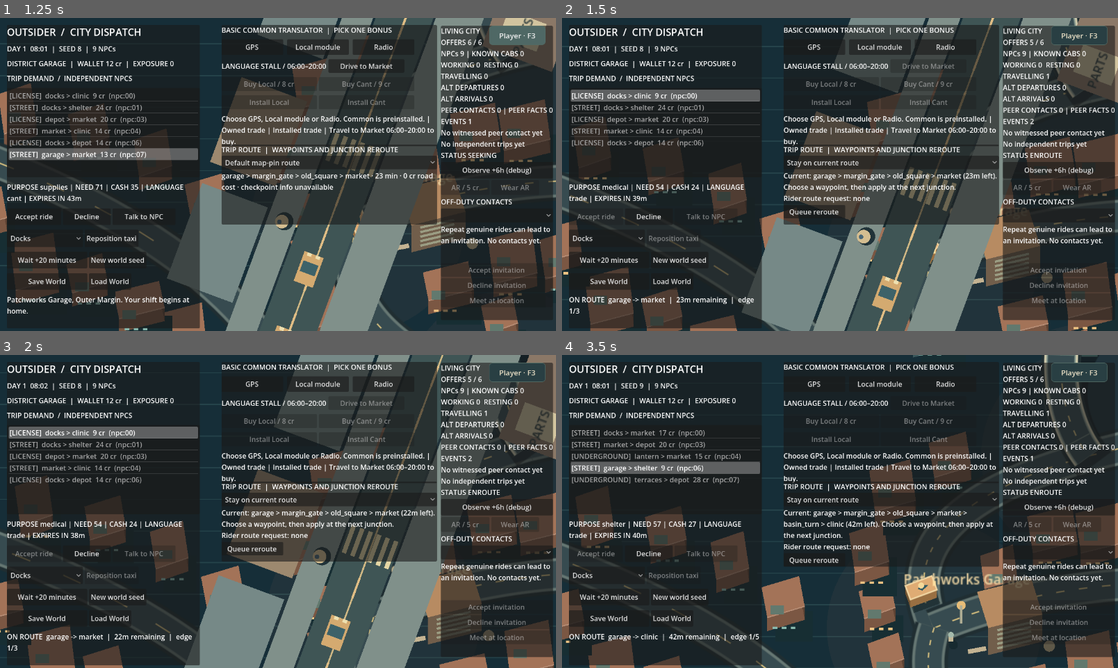
Above: before the commit, frames 1-4 (two rows, left to right).
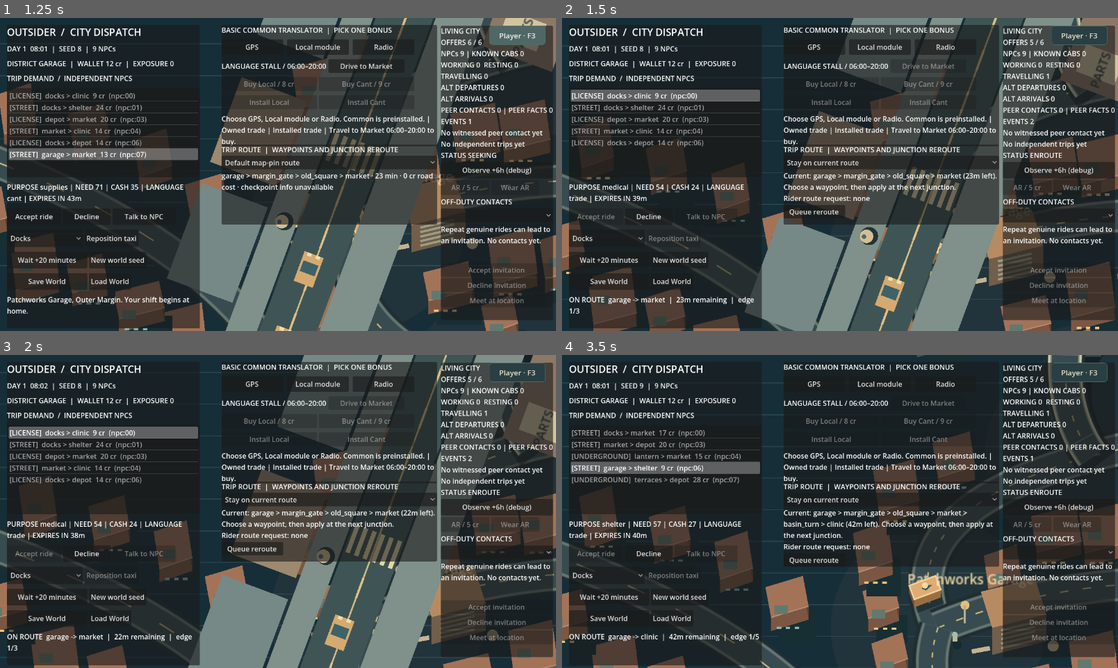
Above: after the commit, the same moments.

Repository: MohamedXIV/outsider-driver-2d
Game: Godot game, scene res://scenes/sandbox.tscn
The game is run twice, just before and just after one commit, with the same random seed, the same clock (stepped at 60 frames per second) and the same inputs.
Inputs:
- Up to frame 1 (1.25 s): click "Debug · F3" at 0.5 s
- Up to frame 2 (1.5 s): click "Accept ride" at 1.25 s
- Up to frame 3 (2 s): no input
- Up to frame 4 (3.5 s): click "New world seed" at 2 s; click "Accept ride" at 2.75 s

Frame 1 is identical in both runs. In frame 2, 6.3% of the frame differs, in the area x 0-100%, y 0-100%; in frame 3, 7.4%; in frame 4, 6.6%.

Commit message:
feat(r05): spline connected directed lane turns across world route segment transitions (#67)

Diff:
--- a/scripts/sandbox/sandbox_city_view.gd
+++ b/scripts/sandbox/sandbox_city_view.gd
@@ -112,14 +112,21 @@
 func _process(delta: float) -> void:
 	if world == null: return
 	if not _heading_initialized: restore_taxi_heading()
-	var taxi: Vector2 = project(world.player_position(visual_fraction))
+	var taxi: Vector2 = SandboxDirectedLanes.taxi_screen(world,visual_fraction)
 	var ahead: Vector2 = taxi
 	if world.is_travelling():
 		_last_parked_stop = ""
 		var a: String = world.route_nodes[world.route_segment]
 		var b: String = world.route_nodes[world.route_segment+1]
 		var t: float = (float(world.route_edge_elapsed)+visual_fraction)/float(SandboxRoads.edge_minutes(a,b))
-		var tangent: Vector2 = project(SandboxRoads.sample_edge(a,b,minf(.999,t+.003)))-project(SandboxRoads.sample_edge(a,b,maxf(0,t-.003)))
+		# Heading and camera lookahead must follow the SAME lane/turn spline
+		# the car is visually driving; otherwise it points at the road centre
+		# as the body rounds a junction.
+		var behind: Vector3=SandboxDirectedLanes.route_point(
+				world.route_nodes,world.route_segment,maxf(0.0,t-.003))
+		var in_front: Vector3=SandboxDirectedLanes.route_point(
+				world.route_nodes,world.route_segment,minf(1.0,t+.003))
+		var tangent: Vector2=project(in_front)-project(behind)
 		if tangent.length() > .001:
 			_heading = SandboxVehicleKinematics.turn_heading(_heading,tangent.angle(),delta)
 			ahead += tangent.normalized()*65
--- a/scripts/sandbox/sandbox_directed_lanes.gd
+++ b/scripts/sandbox/sandbox_directed_lanes.gd
@@ -37,16 +37,79 @@
 	var centre: Vector3=SandboxRoads.sample_edge(from_node,to_node,t)
 	return Vector3(centre.x+normal.x,centre.y,centre.z+normal.y)
 
+# The same authored directed lanes may meet at a real road junction with
+# different lateral offsets. Interpolating them independently causes a
+# teleport at the minute the World moves between road segments. Bridge the
+# last / first 12% using one shared cubic, split at its exact midpoint.
+# This is a PRESENTATION curve: no extra route time or new driving authority.
+const TURN_FRACTION: float = 0.12
+
+static func junction_controls(previous: String, junction: String, next: String,
+		lane_in: int=0, lane_out: int=0) -> PackedVector3Array:
+	if previous == next or not valid_lane(previous,junction,lane_in) \
+			or not valid_lane(junction,next,lane_out):
+		return PackedVector3Array()
+	var start: Vector3=lane_point(previous,junction,1.0-TURN_FRACTION,lane_in)
+	var end: Vector3=lane_point(junction,next,TURN_FRACTION,lane_out)
+	var before: Vector3=lane_point(previous,junction,1.0-TURN_FRACTION-.003,lane_in)
+	var after: Vector3=lane_point(junction,next,TURN_FRACTION+.003,lane_out)
+	if not start.is_finite() or not end.is_finite() or not before.is_finite() or not after.is_finite():
+		return PackedVector3Array()
+	# Don't connect different height grades as if a new ramp existed.
+	if absf(start.y-end.y)>1.0 or absf(SandboxRoads.map_position(junction).y-start.y)>1.0:
+		return PackedVector3Array()
+	var incoming: Vector2=Vector2(start.x-before.x,start.z-before.z).normalized()
+	var outgoing: Vector2=Vector2(after.x-end.x,after.z-end.z).normalized()
+	if incoming.length_squared()<.5 or outgoing.length_squared()<.5: return PackedVector3Array()
+	var radius: float=clampf(Vector2(start.x-end.x,start.z-end.z).length()*.42,5.0,1000.0)
+	return PackedVector3Array([
+		start,
+		start+Vector3(incoming.x*radius,0.0,incoming.y*radius),
+		end-Vector3(outgoing.x*radius,0.0,outgoing.y*radius),
+		end])
+
+static func junction_point(previous: String, junction: String, next: String,
+		phase: float, lane_in: int=0, lane_out: int=0) -> Vector3:
+	var controls: PackedVector3Array=junction_controls(previous,junction,next,lane_in,lane_out)
+	if controls.is_empty() or not is_finite(phase): return Vector3.INF
+	var t: float=clampf(phase,0.0,1.0)
+	var omt: float=1.0-t
+	return controls[0]*omt*omt*omt+controls[1]*3.0*omt*omt*t \
+			+controls[2]*3.0*omt*t*t+controls[3]*t*t*t
+
+static func route_point(nodes: Array[String], segment: int, fraction: float) -> Vector3:
+	if segment<0 or segment+1>=nodes.size() or not is_finite(fraction):
+		return Vector3.INF
+	var a: String=nodes[segment]
+	var b: String=nodes[segment+1]
+	if not SandboxRoads.connected(a,b): return Vector3.INF
+	var t: float=clampf(fraction,0.0,1.0)
+	if segment>0 and t<=TURN_FRACTION:
+		var before: String=nodes[segment-1]
+		var entering: Vector3=junction_point(before,a,b,.5+.5*t/TURN_FRACTION)
+		if entering.is_finite(): return entering
+	if segment+2<nodes.size() and t>=1.0-TURN_FRACTION:
+		var after: String=nodes[segment+2]
+		var leaving: Vector3=junction_point(a,b,after,.5*(t-(1.0-TURN_FRACTION))/TURN_FRACTION)
+		if leaving.is_finite(): return leaving
+	return lane_point(a,b,t) if has_profile(a,b) else SandboxRoads.sample_edge(a,b,t)
+
+static func route_heading(nodes: Array[String], segment: int, fraction: float) -> float:
+	var a: Vector3=route_point(nodes,segment,clampf(fraction-.001,0.0,1.0))
+	var b: Vector3=route_point(nodes,segment,clampf(fraction+.001,0.0,1.0))
+	if not a.is_finite() or not b.is_finite(): return 0.0
+	var screen: Vector2=SandboxIsoPresentation.project(b)-SandboxIsoPresentation.project(a)
+	return screen.angle() if screen.length_squared()>.000001 else 0.0
+
 static func taxi_screen(world: SandboxWorld,fraction: float) -> Vector2:
 	var centre: Vector3=world.player_position(fraction)
 	if world.is_travelling():
 		var a: String=world.route_nodes[world.route_segment]
 		var b: String=world.route_nodes[world.route_segment+1]
-		if has_profile(a,b):
-			var progress: float=(float(world.route_edge_elapsed)+clampf(fraction,0,1)) / \
-					float(SandboxRoads.edge_minutes(a,b))
-			var physical: Vector3=lane_point(a,b,progress)
-			if physical.is_finite(): return SandboxIsoPresentation.project(physical)
+		var progress: float=(float(world.route_edge_elapsed)+clampf(fraction,0,1)) / \
+				float(SandboxRoads.edge_minutes(a,b))
+		var physical: Vector3=route_point(world.route_nodes,world.route_segment,progress)
+		if physical.is_finite(): return SandboxIsoPresentation.project(physical)
 	elif world.player_district == "clinic":
 		# The active route may already be cleared, but settled arrivals
 		# preserve their actual inbound edge in immutable World events.
--- /dev/null
+++ b/tests/test_lane_turn_connectors.gd
@@ -0,0 +1,49 @@
+extends SceneTree
+
+func _initialize() -> void:
+	call_deferred("_run")
+
+func _run() -> void:
+	# Real eligible 3-node path: two genuinely authored profiled edges meet
+	# at the medical clinic, without inventing road connectivity.
+	var nodes: Array[String]=["docks","clinic","basin_turn"]
+	assert(SandboxRoads.valid_path(nodes))
+	assert(SandboxDirectedLanes.valid_lane("docks","clinic",0))
+	assert(SandboxDirectedLanes.valid_lane("clinic","basin_turn",0))
+	var controls: PackedVector3Array=SandboxDirectedLanes.junction_controls(nodes[0],nodes[1],nodes[2])
+	assert(controls.size()==4)
+	var last: Vector3=SandboxDirectedLanes.route_point(nodes,0,1.0)
+	var first: Vector3=SandboxDirectedLanes.route_point(nodes,1,0.0)
+	assert(last.is_finite() and first.is_finite() and last.distance_to(first)<.0001,
+			"World minute segment switch cannot teleport taxi across lane offsets")
+	var last_heading: float=SandboxDirectedLanes.route_heading(nodes,0,1.0)
+	var first_heading: float=SandboxDirectedLanes.route_heading(nodes,1,0.0)
+	assert(absf(angle_difference(last_heading,first_heading))<.05,
+			"World segment switch must not snap taxi yaw")
+	var start: Vector3=SandboxDirectedLanes.route_point(nodes,0,1.0-SandboxDirectedLanes.TURN_FRACTION)
+	var finish: Vector3=SandboxDirectedLanes.route_point(nodes,1,SandboxDirectedLanes.TURN_FRACTION)
+	assert(start.distance_to(controls[0])<.001)
+	assert(finish.distance_to(controls[3])<.001)
+	var previous: Vector3=start
+	for i in range(1,301):
+		var fraction: float=float(i)/300.0
+		var point: Vector3=SandboxDirectedLanes.junction_point(nodes[0],nodes[1],nodes[2],fraction)
+		assert(point.is_finite())
+		assert(point.distance_to(previous)<30.0, "A turn cannot jump from one sampling frame to the next")
+		previous=point
+	assert(SandboxDirectedLanes.route_point(nodes,0,0.0).is_finite())
+	assert(SandboxDirectedLanes.junction_point("docks","clinic","docks",.5)==Vector3.INF,
+			"Unsupported U-turn must not fabricate a junction connector")
+	assert(SandboxDirectedLanes.junction_point("garage","clinic","basin_turn",.5)==Vector3.INF,
+			"Disconnected geometry must not create a shortcut")
+	assert(SandboxDirectedLanes.route_point(nodes,-1,.5)==Vector3.INF)
+	assert(SandboxDirectedLanes.route_point(nodes,1,NAN)==Vector3.INF)
+	# Actual World route/score still owns timing, money and progress.
+	var world: SandboxWorld=SandboxWorld.new(9)
+	var before: Dictionary=world.snapshot()
+	var calculated: Vector3=SandboxDirectedLanes.route_point(nodes,0,.95)
+	assert(calculated.is_finite() and world.snapshot()==before)
+	var old_minutes: int=SandboxRoads.path_minutes(nodes)
+	assert(old_minutes==SandboxRoads.edge_minutes("docks","clinic")+SandboxRoads.edge_minutes("clinic","basin_turn"))
+	print("LANE_TURN_CONNECTOR_PASS seamless directed-lane junction, finite cubic arc, yaw continuity, world invariance")
+	quit()
